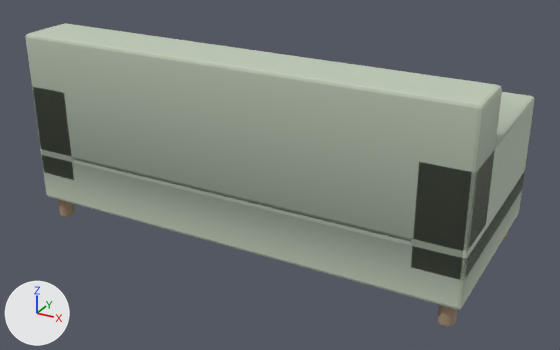
A saved change to the glTF model public/assets/island/furniture-v1/furn_sofa__sage.glb.
Both versions are drawn from a camera (50 mm lens) standing at (1.49, -2.68, 1.59) and looking at (0.04, -0.05, 0.27). Arrows for +X, +Y and +Z are at lower left; the lights stay in place. The older version comes first. Where no turn or scale is listed for an object, it has been applied to the vertices. Vertices at exactly the same position are counted once.

The scene before the commit, as lines of its bpy script (objects in view):
```python
me_mesh_0 = bpy.data.meshes.new('Mesh_0')
me_mesh_0.from_pydata(...)  # 830 vertices, 1616 faces; spans x 0.0..1.9, y -0.85..0.0, z 0.0..0.84
me_mesh_0.materials.append(mat_primary)
ob_mesh_0 = bpy.data.objects.new('Mesh_0', me_mesh_0)
ob_mesh_0.location = (-0.95, 0.425, 0.0)
```
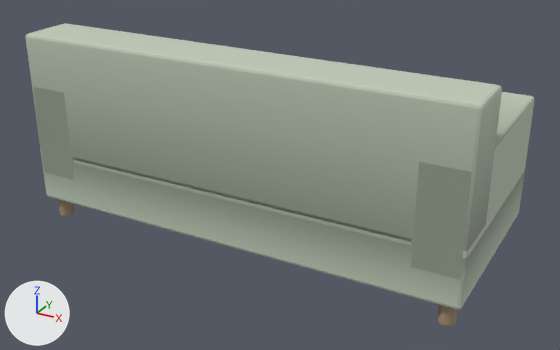
Location of each change, [x1, y1, x2, y2] in pixels of the pictures (560 x 350 px):
part 1 of me_mesh_0, reshaped
    before: [32, 84, 525, 282]
    after: [33, 84, 525, 282]

What changed in the scene script:
```text
Change me_mesh_0:
    used by ob_mesh_0; location = (-0.95, 0.425, 0.0)
    remove me_mesh_0.from_pydata(...)  # 830 vertices, 1616 faces; spans x 0.0..1.9, y -0.85..0.0, z 0.0..0.84
    add me_mesh_0.from_pydata(...)  # 875 vertices, 1669 faces; spans x 0.0..1.9, y -0.85..0.0, z 0.0..0.84
    me_mesh_0 part 1
    31 faces are deleted
    45 vertices are added at x 0.0..1.9, y -0.85..0.0, z 0.11..0.83
    84 new faces join them
```
